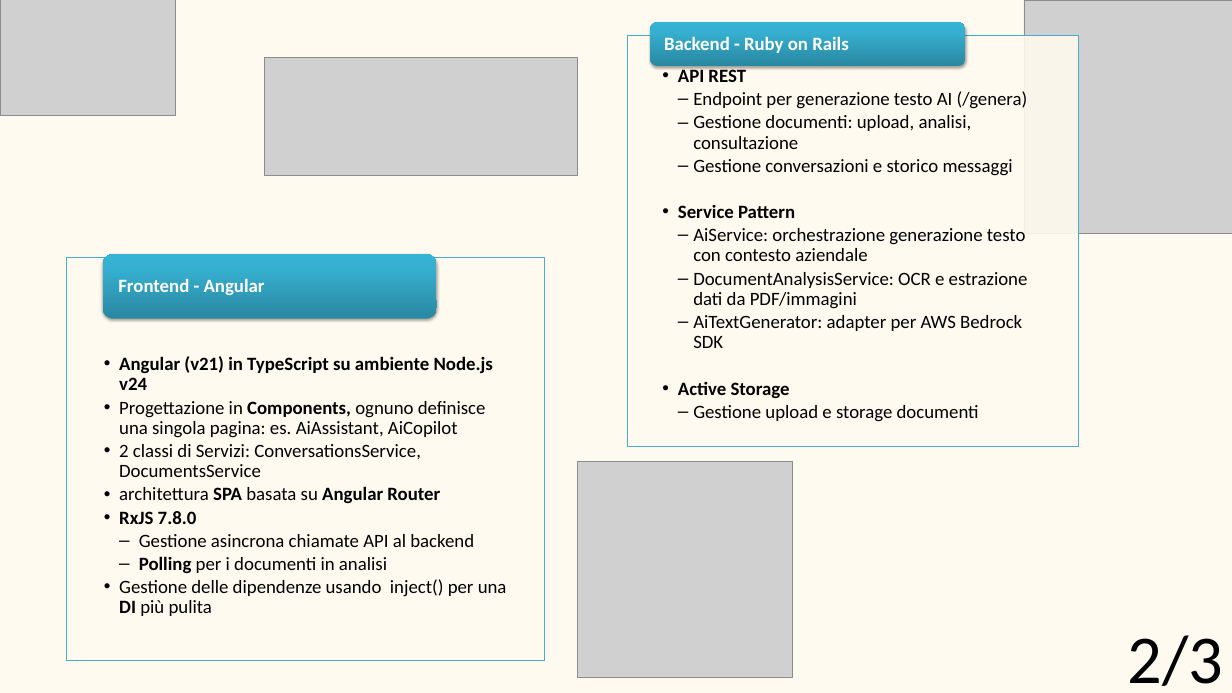
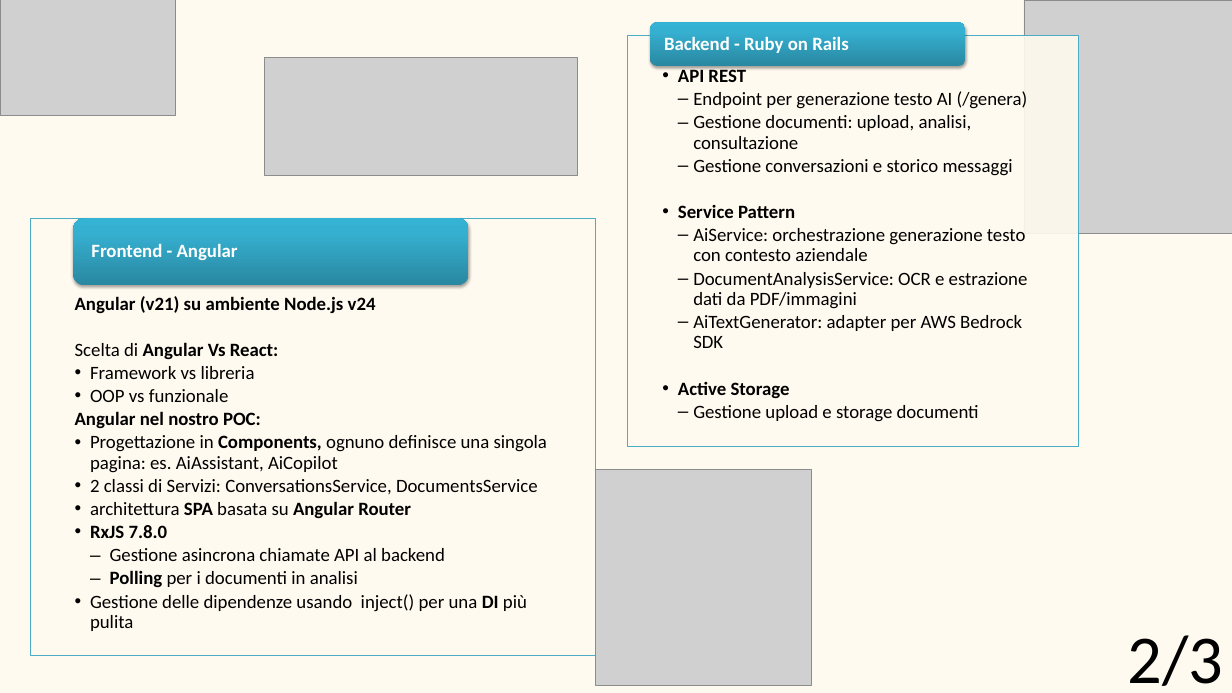
Before and after one commit to BugBustersUnipd/DocumentazioneSWE, a slide deck: slide 3 of RTB/TECNOLOGIE/Tecnologie.pptx. Drawn at 1232x693 pixels with LibreOffice and Linux fonts; fonts in the diff are those of the drawing; grey boxes stand for pictures. Boxes give left, top, right and bottom in pixels: in the first picture for what was removed or moved away, otherwise in the second. Text is boxed around its words. In the diff, an @@ line names an element or a change of style, - is before the commit and + after.

```diff
--- a/RTB/TECNOLOGIE/Tecnologie.pptx
+++ b/RTB/TECNOLOGIE/Tecnologie.pptx
@@ text "Angular (v21) su ambiente Node.js ...": place and size @@
-text "Angular (v21) su ambiente Node.js ..." at [119,356,507,616]
+text "Angular (v21) su ambiente Node.js ..." at [75,296,547,631]
@@ rectangle: place and size @@
-rectangle at [67,257,544,660]
+rectangle at [31,218,596,655]
@@ rounded rectangle: place and size @@
-rounded rectangle at [103,254,437,318]
+rounded rectangle at [73,218,469,285]
@@ text "Frontend - Angular": place and size @@
-text "Frontend - Angular" at [118,278,265,295]
+text "Frontend - Angular" at [91,243,238,260]
@@ text at [75,296,376,429]: text changed @@
-  • Angular (v21) in TypeScript su ambiente Node.js v24
+  Angular (v21) su ambiente Node.js v24
+  Scelta di Angular Vs React:
+  • Framework vs libreria
+  • OOP vs funzionale
+  Angular nel nostro POC:
@@ picture: place and size @@
-picture at [577,461,793,677]
+picture at [596,469,811,685]
```
Also in this commit, not shown: 1 other file.
